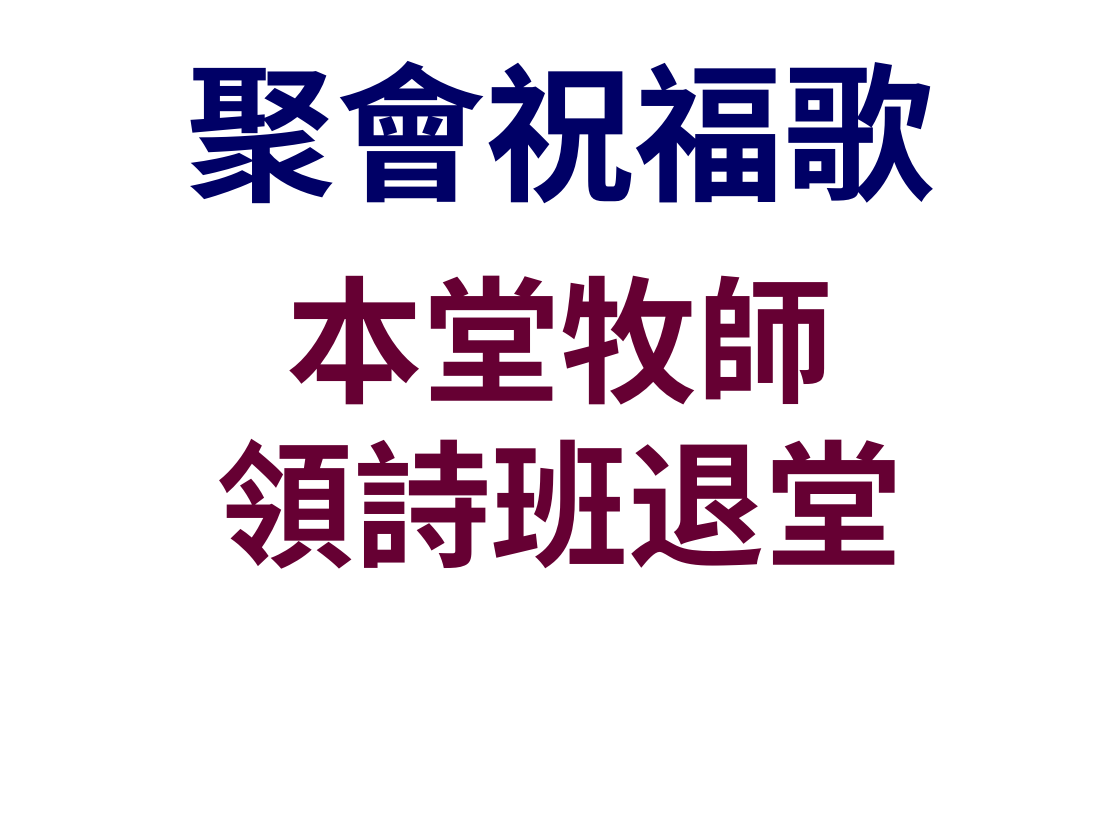
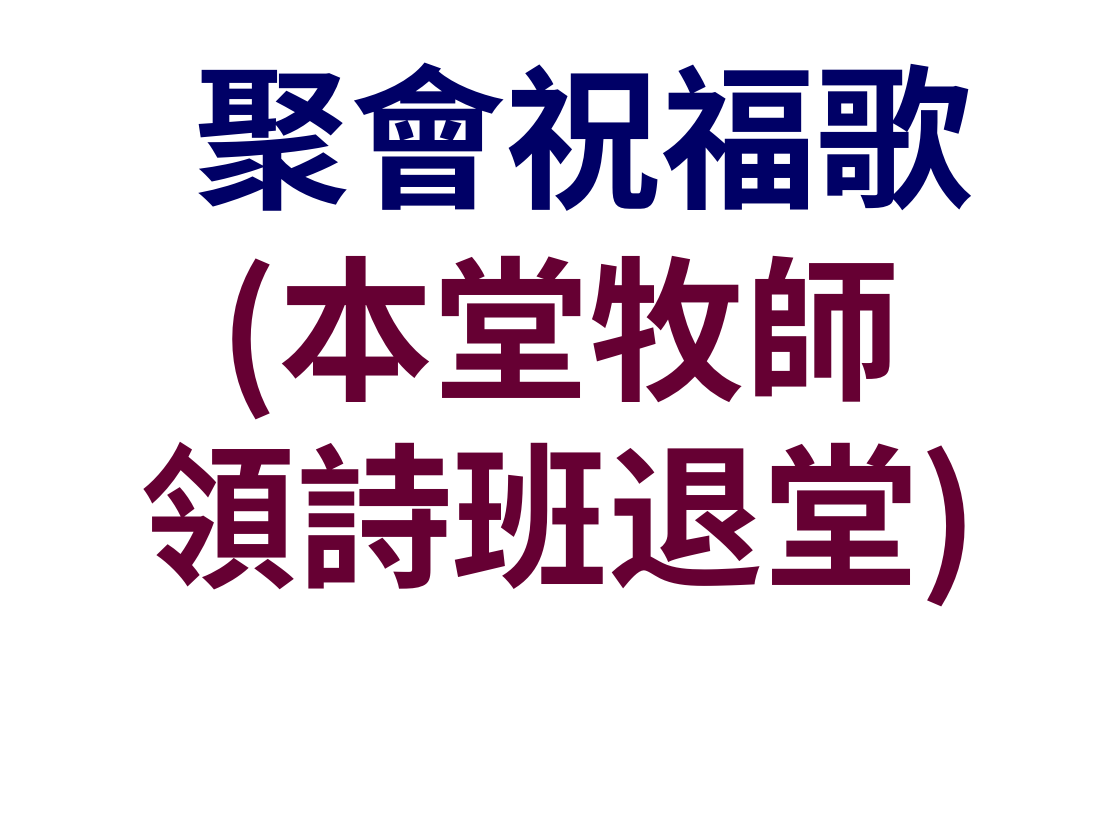
Before and after one commit to batisuoc/other-ppts, a slide deck: slide 22 of 崇拜流程.pptx. Drawn at 1120x840 pixels with LibreOffice and Linux fonts; fonts in the diff are those of the drawing; background and template pictures are left out. Boxes give left, top, right and bottom in pixels: in the first picture for what was removed or moved away, otherwise in the second. Text is boxed around its words. In the diff, an @@ line names an element or a change of style, - is before the commit and + after.

```diff
--- a/崇拜流程.pptx
+++ b/崇拜流程.pptx
@@ text "聚會祝福歌": place and size @@
-text "聚會祝福歌" at <box>187,61,934,204</box>
+text "聚會祝福歌" at <box>195,62,972,211</box>
@@ text "聚會祝福歌" at <box>195,62,972,211</box>: size 96 to 100 pt; alignment centre to left @@
@@ text at <box>142,255,978,606</box>: text changed; size 88 to 100 pt @@
-本堂牧師
-領詩班退堂
+(本堂牧師
+領詩班退堂)
```
Also in this commit, not shown: 20 other slides changed, 7 other files.
